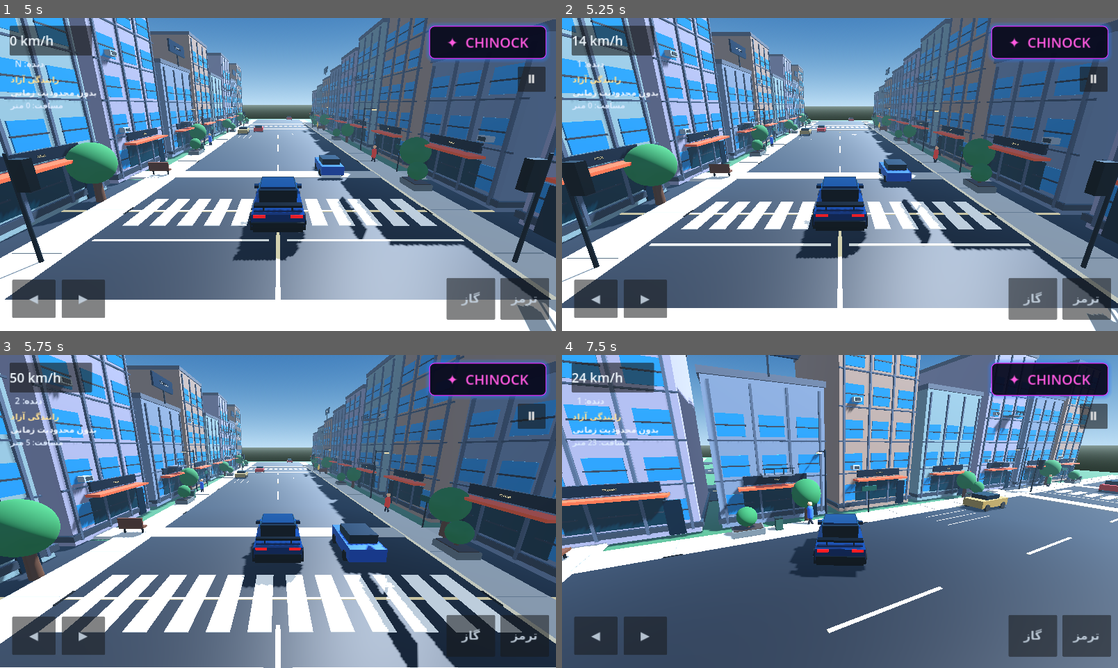
Above: before the commit, frames 1-4 (two rows, left to right).
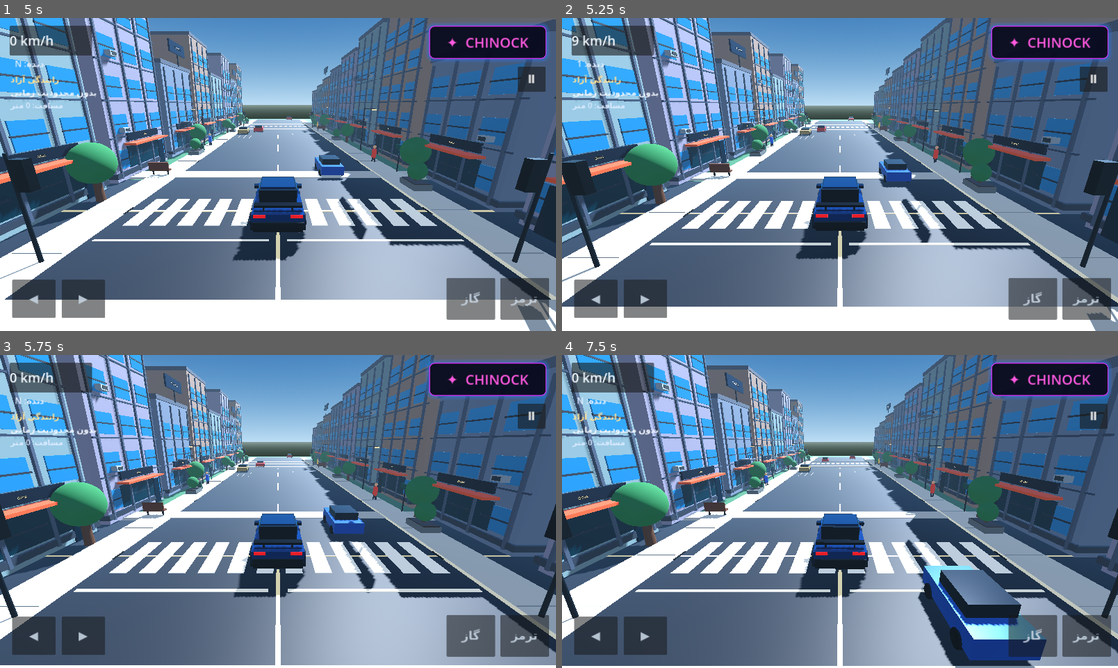
Above: after the commit, the same moments.

Repository: asefmnfdh/CHINOOCK-
Game: Godot game, scene res://Main.tscn
Two runs of this game, one before a commit and one after it. Both use one fixed random seed, a clock stepped at 60 frames per second and the inputs below.
Inputs (mouse positions are in pixels of both pictures, inside the frame that each line leads up to):
- Up to frame 1 (5 s): click "◀" at 0.5 s; click "▶" at 1.25 s; click "گاز" at 2 s; click "ترمز" at 2.75 s; click "Ⅱ" at 3.5 s; click "شروع رانندگی آزاد" at 4.25 s
- Up to frame 2 (5.25 s): tap Enter at 5 s; move the mouse to (812, 237) at 5.02 s; hold W from 5.03 s (still down); click (812, 237) at 5.17 s
- Up to frame 3 (5.75 s): keep holding W
- Up to frame 4 (7.5 s): release W at 5.75 s; drag from (1006, 558) to (812, 574) at 5.77 s; move the mouse to (673, 464) at 6.52 s; hold A 6.53-7.25 s; drag from (867, 511) to (673, 464) at 7.27 s

Frame 1 is identical in both runs. In frame 2, 4.5% of the frame differs, in the area x 0-100%, y 0-100%; in frame 3, 54%; in frame 4, 78%.

Commit message:
Fix simultaneous touch steering and throttle controls

Diff:
--- a/main.gd
+++ b/main.gd
@@ -5,6 +5,7 @@
 var city_root: Node3D
 var speed_label: Label
 var gear_label: Label
+var touch_actions: Dictionary = {}
 var steer_left := false
 var steer_right := false
 var throttle := false
@@ -49,7 +50,7 @@
 const ACCEL := 20.0
 const BRAKE_POWER := 34.0
 const DRAG := 4.5
-const TURN_RATE := 1.55
+const TURN_RATE := 2.15
 
 func _ready() -> void:
 	_build_world()
@@ -805,6 +806,45 @@
 		"gas": throttle = value
 		"brake": brake = value
 
+func _input(event: InputEvent) -> void:
+	# Track each finger independently so gas and steering can be pressed together.
+	if event is InputEventScreenTouch:
+		if event.pressed:
+			var size := get_viewport().get_visible_rect().size
+			var p: Vector2 = event.position
+			var action := ""
+			if p.y >= size.y - 150.0:
+				if p.x < size.x * 0.42:
+					action = "left" if p.x < size.x * 0.22 else "right"
+				elif p.x >= size.x * 0.58:
+					action = "gas" if p.x < size.x * 0.82 else "brake"
+			if action != "":
+				touch_actions[event.index] = action
+		else:
+			touch_actions.erase(event.index)
+		_update_touch_actions()
+	elif event is InputEventScreenDrag:
+		if touch_actions.has(event.index):
+			var size := get_viewport().get_visible_rect().size
+			var p: Vector2 = event.position
+			var action := ""
+			if p.y >= size.y - 150.0:
+				if p.x < size.x * 0.42:
+					action = "left" if p.x < size.x * 0.22 else "right"
+				elif p.x >= size.x * 0.58:
+					action = "gas" if p.x < size.x * 0.82 else "brake"
+			if action == "":
+				touch_actions.erase(event.index)
+			else:
+				touch_actions[event.index] = action
+			_update_touch_actions()
+
+func _update_touch_actions() -> void:
+	steer_left = touch_actions.values().has("left")
+	steer_right = touch_actions.values().has("right")
+	throttle = touch_actions.values().has("gas")
+	brake = touch_actions.values().has("brake")
+
 func _unhandled_input(event: InputEvent) -> void:
 	if event is InputEventKey:
 		if event.keycode == KEY_W or event.keycode == KEY_UP:
@@ -828,7 +868,7 @@
 
 	var steer := float(steer_right) - float(steer_left)
 	if abs(speed) > 0.2:
-		heading -= steer * TURN_RATE * delta * clamp(abs(speed) / 8.0, 0.25, 1.0)
+		heading -= steer * TURN_RATE * delta * clampf(absf(speed) / 5.0, 0.45, 1.0)
 	car.rotation.y = heading
 	car.rotation.z = lerpf(car.rotation.z, -steer * 0.045, 1.0 - exp(-5.5 * delta))
 	var forward := Vector3(sin(heading), 0, cos(heading))
